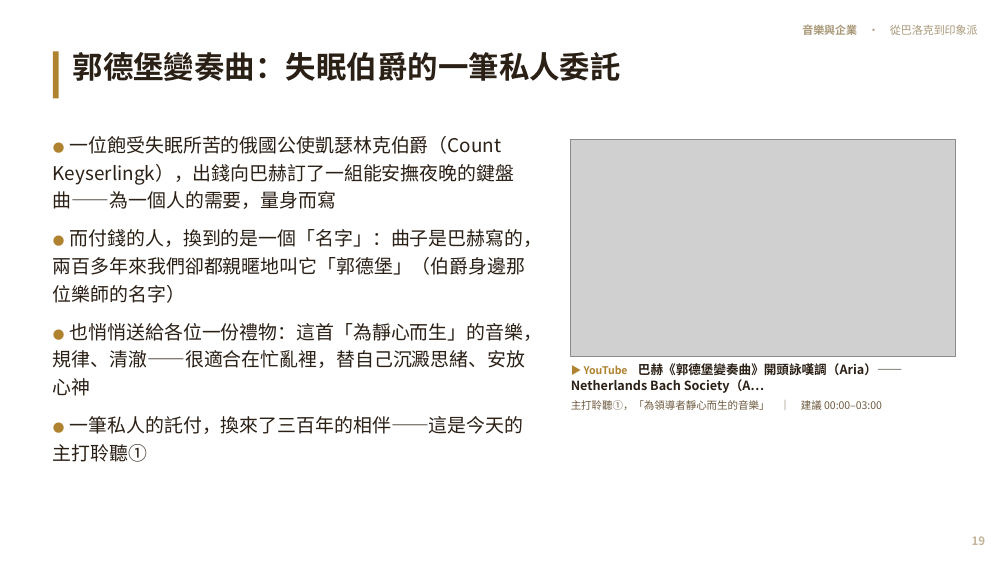
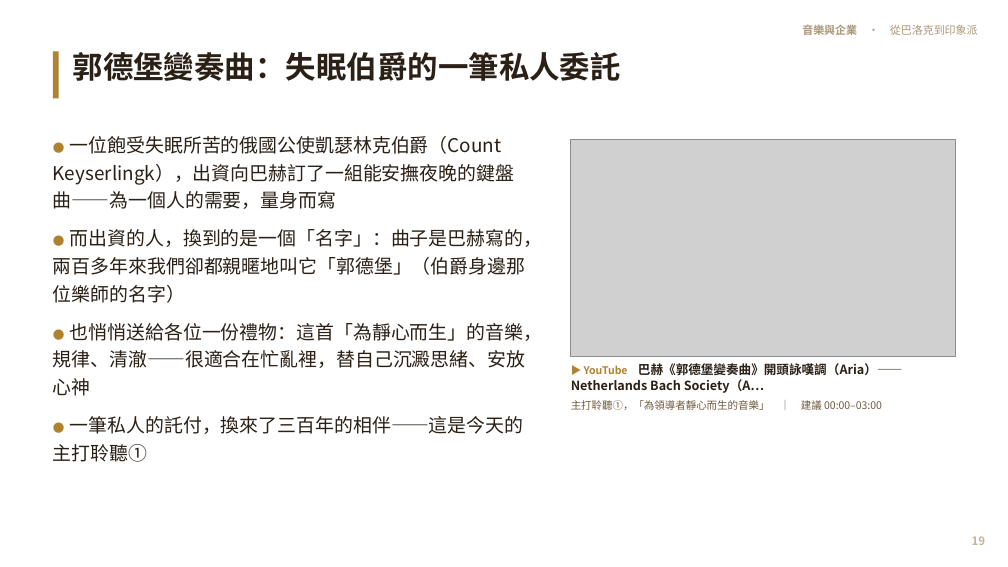
Before and after one commit to kblab2024/music-business-lecture, a slide deck: slide 19 of docs/downloads/音樂與企業-投影片.pptx. Drawn at 1008x567 pixels with LibreOffice and Linux fonts; fonts in the diff are those of the drawing; grey boxes stand for pictures. Boxes give left, top, right and bottom in pixels: in the first picture for what was removed or moved away, otherwise in the second. Text is boxed around its words. In the diff, an @@ line names an element or a change of style, - is before the commit and + after.

```diff
--- a/docs/downloads/音樂與企業-投影片.pptx
+++ b/docs/downloads/音樂與企業-投影片.pptx
@@ text at [53,136,543,303]: text changed @@
-● 一位飽受失眠所苦的俄國公使凱瑟林克伯爵（Count Keyserlingk），出錢向巴赫訂了一組能安撫夜晚的鍵盤曲——為一個人的需要，量身而寫
-● 而付錢的人，換到的是一個「名字」：曲子是巴赫寫的，兩百多年來我們卻都親暱地叫它「郭德堡」（伯爵身邊那位樂師的名字）
+● 一位飽受失眠所苦的俄國公使凱瑟林克伯爵（Count Keyserlingk），出資向巴赫訂了一組能安撫夜晚的鍵盤曲——為一個人的需要，量身而寫
+● 而出資的人，換到的是一個「名字」：曲子是巴赫寫的，兩百多年來我們卻都親暱地叫它「郭德堡」（伯爵身邊那位樂師的名字）
```
Also in this commit, not shown: 28 other slides changed, 7 other files.
